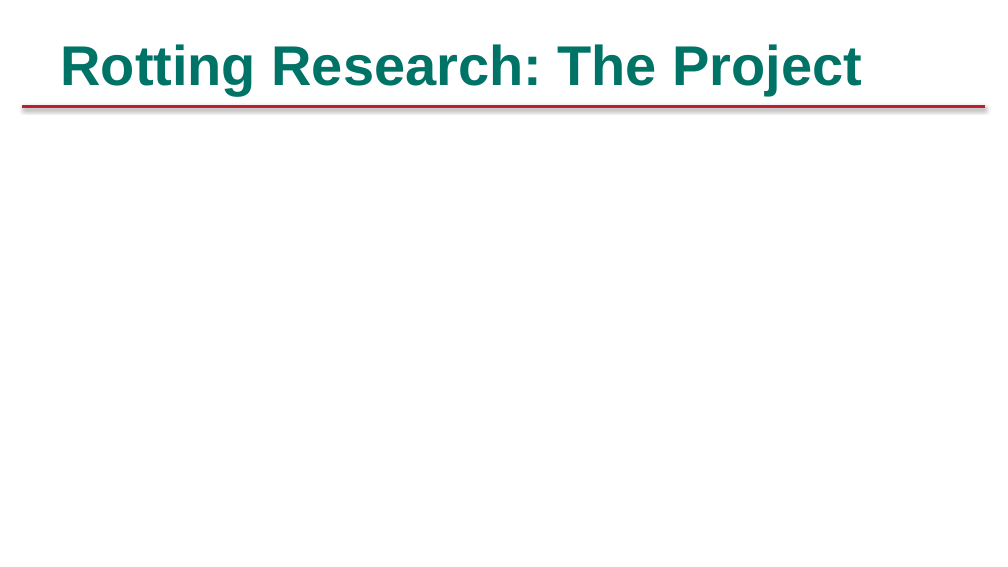
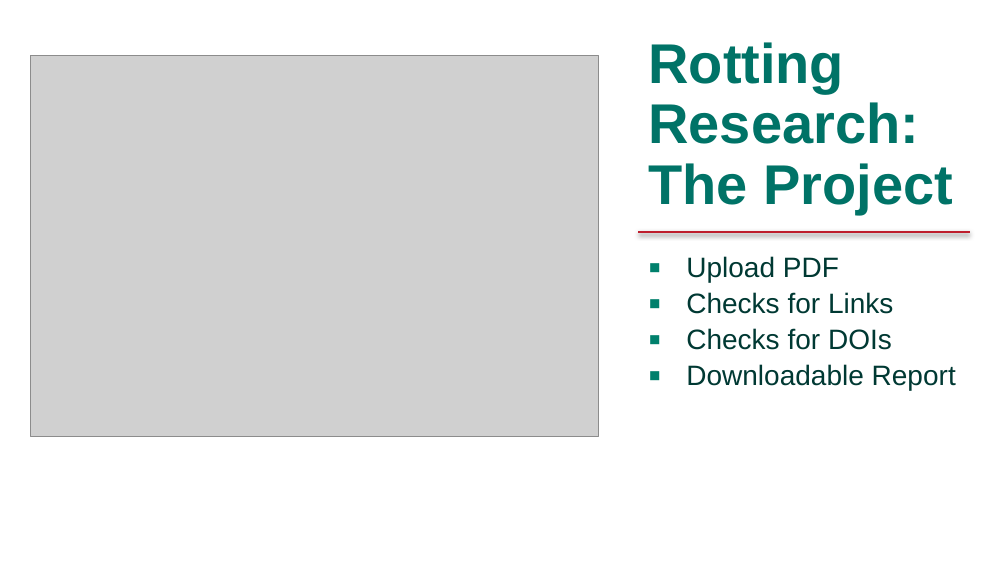
Before and after one commit to rottingresearch/rottingresearch, a slide deck: slide 16 of Presentations/ALA LibLearnX 2024/LibLearnX-2024-ALA.pptx. Drawn at 1008x567 pixels with LibreOffice and Linux fonts; fonts in the diff are those of the drawing; grey boxes stand for pictures; background and template pictures are left out. Boxes give left, top, right and bottom in pixels: in the first picture for what was removed or moved away, otherwise in the second. Text is boxed around its words. In the diff, an @@ line names an element or a change of style, - is before the commit and + after.

Commit message:
Updating Presentation
Updating the presentation as well as changing the report filename.

```diff
--- a/Presentations/ALA LibLearnX 2024/LibLearnX-2024-ALA.pptx
+++ b/Presentations/ALA LibLearnX 2024/LibLearnX-2024-ALA.pptx
@@ picture added at (x1=30, y1=55, x2=599, y2=436) @@
@@ title "Rotting Research: The Project" moved from (x1=60, y1=44, x2=863, y2=95) to (x1=648, y1=42, x2=953, y2=214) @@
@@ title "Rotting Research: The Project" at (x1=648, y1=42, x2=953, y2=214): line spacing 1 to 0.9; vertical alignment middle to top @@
@@ line removed from (22, 106) to (986, 106) @@
@@ line added from (638, 232) to (970, 232), #BE1E2D 2 pt @@
@@ text added at (x1=686, y1=256, x2=956, y2=390), 20 pt, text #003A34 @@
+▪ Upload PDF
+▪ Checks for Links
+▪ Checks for DOIs
+▪ Downloadable Report
```
Also in this commit, not shown: 13 other slides changed, 4 slides added, 3 slides removed, 1 other file.
